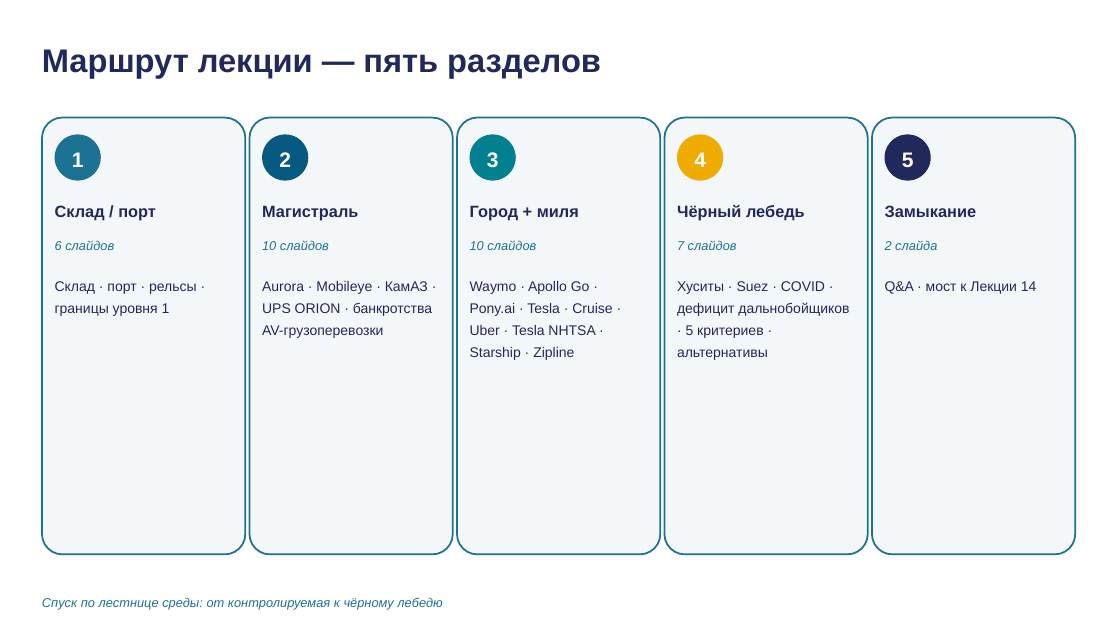
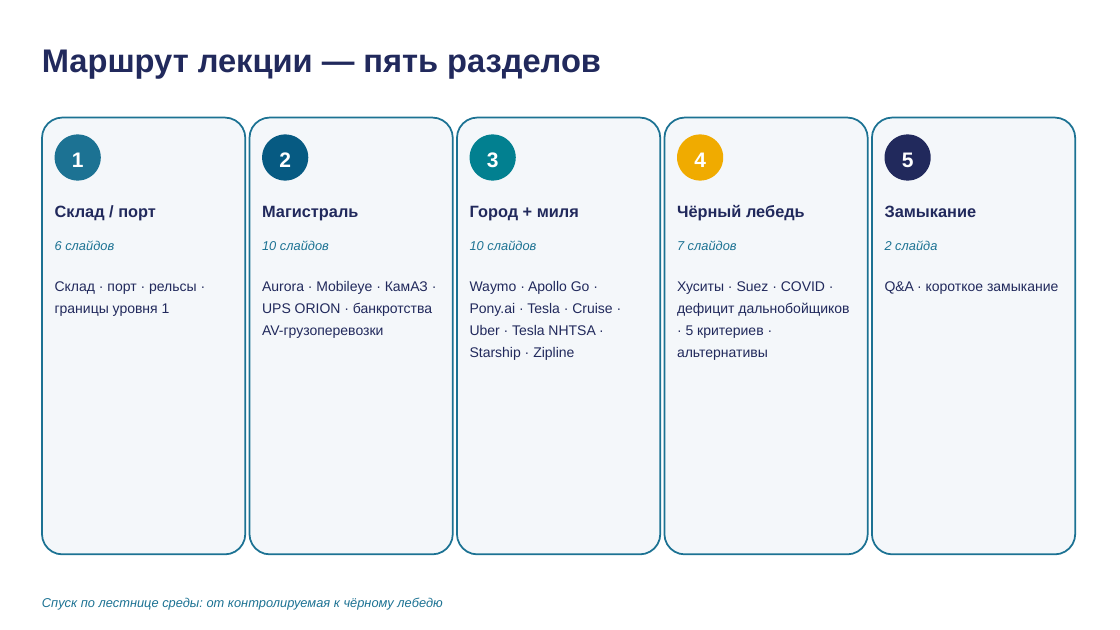
Before and after one commit to tellina-study/AI-usage-lessons, a slide deck: slide 3 of library/lectures/lec-13/rendered/lec-13.pptx. Drawn at 1120x630 pixels with LibreOffice and Linux fonts; fonts in the diff are those of the drawing. Boxes give left, top, right and bottom in pixels: in the first picture for what was removed or moved away, otherwise in the second. Text is boxed around its words. In the diff, an @@ line names an element or a change of style, - is before the commit and + after.

Commit message:
lec-13 Phase 8b P1: remove 'Мост к Лекции 14' framing from s02/s03/s41 #135

```diff
--- a/library/lectures/lec-13/rendered/lec-13.pptx
+++ b/library/lectures/lec-13/rendered/lec-13.pptx
@@ text at [885,281,1058,294]: text changed @@
-Q&A · мост к Лекции 14
+Q&A · короткое замыкание
```
Also in this commit, not shown: 1 other slide changed, 4 other files.
